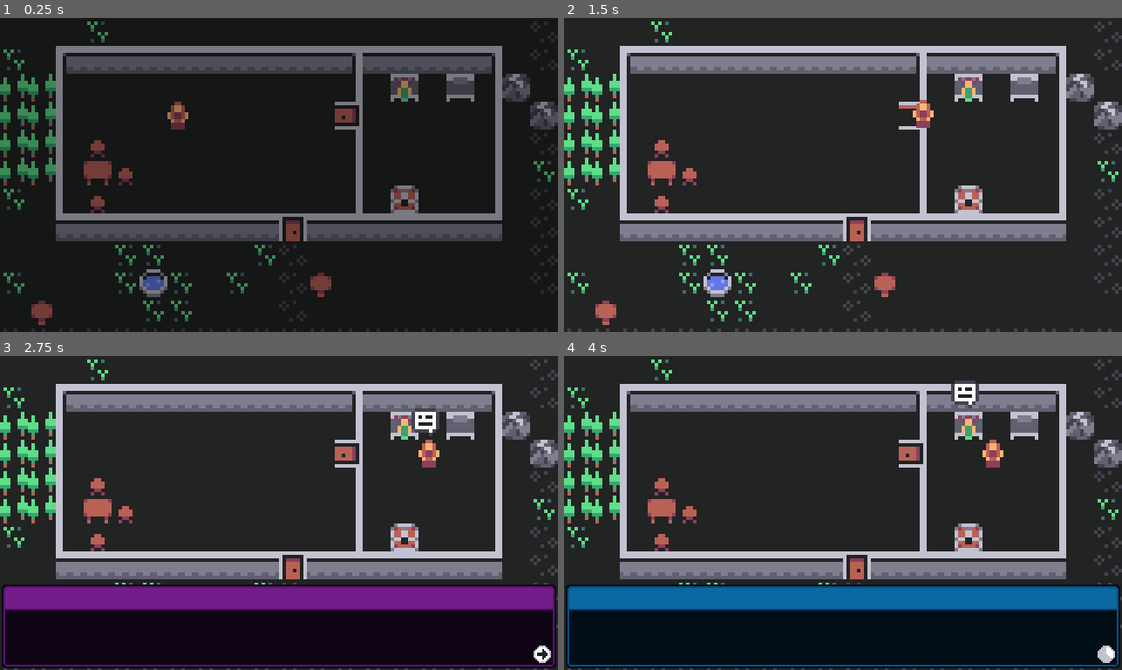
Above: before the commit, frames 1-4 (two rows, left to right).
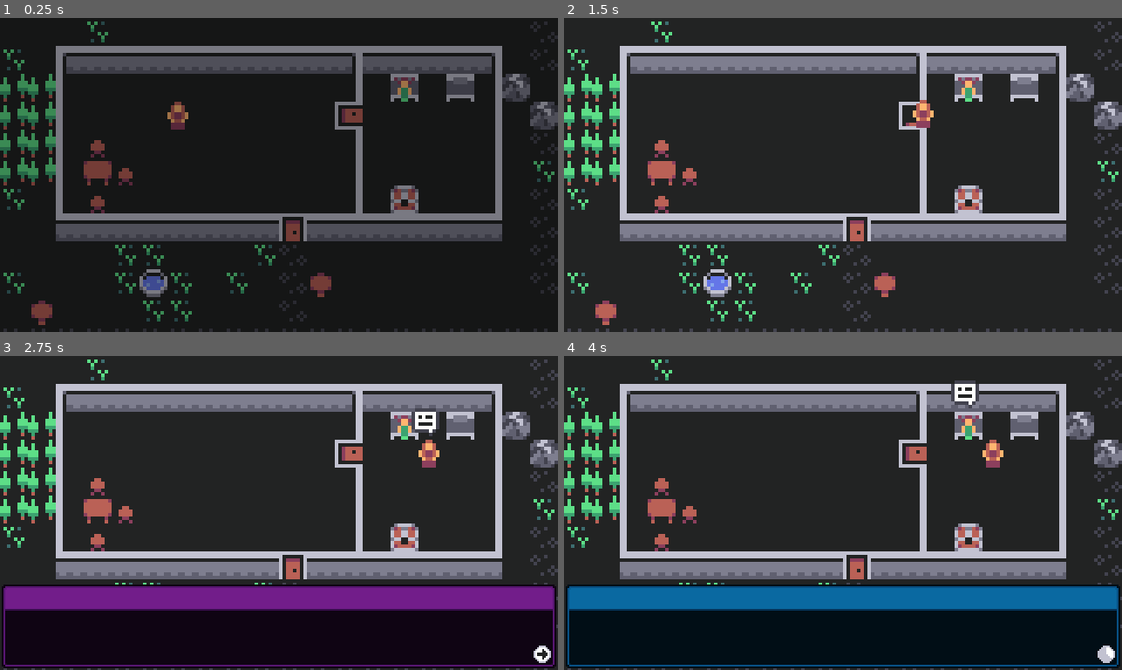
Above: after the commit, the same moments.

Repository: xphere/moonwitches
Game: Godot game, scene res://screens/Main.tscn
Two runs of this game, one before a commit and one after it. Both use one fixed random seed, a clock stepped at 60 frames per second and the inputs below.
Inputs:
- Up to frame 1 (0.25 s): no input
- Up to frame 2 (1.5 s): tap Enter at 0.5 s; hold G (change_group) 0.53-1.28 s; hold Space (activate_scepter) 0.53-1.28 s; tap B (pass_scepter) at 1.35 s
- Up to frame 3 (2.75 s): hold G (change_group) from 2.03 s (still down); hold Space (activate_scepter) from 2.03 s (still down)
- Up to frame 4 (4 s): release Space (activate_scepter) at 2.78 s; tap B (pass_scepter) at 2.85 s; tap Space (activate_scepter) at 3.5 s; release G (change_group) at 3.53 s; hold Space (activate_scepter) from 3.53 s (still down)

The runs differ from the first frame. In frame 1, 0.2% of the frame differs, in the area x 60-65%, y 27-35%; in frame 2, less than 0.1%; in frame 3, 0.2%; in frame 4, 0.2%.

Commit message:
node reorder and id juggling

Diff:
--- a/levels/moonshrine/08 Moonshrine.tscn
+++ b/levels/moonshrine/08 Moonshrine.tscn
@@ -66,35 +66,35 @@
 		body.remove_collision_exception_with(obstacle)
 "
 
-[sub_resource type="CircleShape2D" id=6]
+[sub_resource type="CircleShape2D" id=5]
 radius = 32.0
 
-[sub_resource type="AtlasTexture" id=8]
+[sub_resource type="AtlasTexture" id=6]
 atlas = ExtResource( 21 )
 region = Rect2( 54, 45, 8, 8 )
 
-[sub_resource type="RectangleShape2D" id=9]
+[sub_resource type="RectangleShape2D" id=7]
 extents = Vector2( 4, 4 )
 
-[sub_resource type="CircleShape2D" id=15]
-
-[sub_resource type="AtlasTexture" id=20]
+[sub_resource type="CircleShape2D" id=8]
+
+[sub_resource type="AtlasTexture" id=9]
 atlas = ExtResource( 21 )
 region = Rect2( 9, 0, 8, 8 )
 
+[sub_resource type="RectangleShape2D" id=10]
+extents = Vector2( 24, 12 )
+
 [sub_resource type="RectangleShape2D" id=11]
-extents = Vector2( 24, 12 )
+extents = Vector2( 12, 24 )
 
 [sub_resource type="RectangleShape2D" id=12]
-extents = Vector2( 12, 24 )
-
-[sub_resource type="RectangleShape2D" id=19]
 extents = Vector2( 12, 20 )
 
-[sub_resource type="RectangleShape2D" id=16]
+[sub_resource type="RectangleShape2D" id=13]
 extents = Vector2( 12, 48 )
 
-[sub_resource type="GDScript" id=21]
+[sub_resource type="GDScript" id=14]
 script/source = "extends Node
 
 signal completed()
@@ -342,6 +342,7 @@
 
 [node name="limit camera" type="Node" parent="on load/action"]
 script = ExtResource( 10 )
+duration = 0.0
 
 [node name="top left" type="Position2D" parent="on load/action/limit camera"]
 
@@ -471,16 +472,6 @@
 
 [node name="bottom right" type="Position2D" parent="on both arrive #1/action/limit camera"]
 position = Vector2( 320, 256 )
-
-[node name="dialogue #1" type="Node" parent="on both arrive #1/action"]
-script = ExtResource( 15 )
-character = "Ann"
-dialogue = "Is this the right path?"
-
-[node name="dialogue #2" type="Node" parent="on both arrive #1/action"]
-script = ExtResource( 15 )
-character = "Gyna"
-dialogue = "Don't know! It looked easier last year without all the demons!"
 
 [node name="group" type="Node" parent="on both arrive #1/action"]
 script = ExtResource( 29 )
@@ -502,10 +493,20 @@
 position = Vector2( 294, 217 )
 script = ExtResource( 13 )
 
+[node name="dialogue #1" type="Node" parent="on both arrive #1/action"]
+script = ExtResource( 15 )
+character = "Ann"
+dialogue = "Is this the right path?"
+
 [node name="walk #2" type="Node2D" parent="on both arrive #1/action"]
 position = Vector2( 277, 208 )
 script = ExtResource( 13 )
 
+[node name="dialogue #2" type="Node" parent="on both arrive #1/action"]
+script = ExtResource( 15 )
+character = "Gyna"
+dialogue = "Don't know! It looked easier last year without all the demons!"
+
 [node name="chase both" type="Node" parent="on both arrive #1/action"]
 script = ExtResource( 20 )
 
@@ -747,35 +748,35 @@
 next_scene = "res://levels/Ending.tscn"
 
 [node name="Follow Gyna" type="Path2D" parent="."]
-curve = SubResource( 5 )
+curve = SubResource( 16 )
 script = ExtResource( 19 )
 wave = ExtResource( 17 )
 chaser = ExtResource( 18 )
 waves = 8
 
 [node name="Follow Ann" type="Path2D" parent="."]
-curve = SubResource( 10 )
-script = ExtResource( 19 )
-wave = ExtResource( 17 )
-chaser = ExtResource( 18 )
-waves = 8
-
-[node name="Follow Both" type="Path2D" parent="."]
-curve = SubResource( 13 )
-script = ExtResource( 19 )
-wave = ExtResource( 17 )
-chaser = ExtResource( 18 )
-waves = 8
-
-[node name="Follow Gyna #2" type="Path2D" parent="."]
 curve = SubResource( 17 )
 script = ExtResource( 19 )
 wave = ExtResource( 17 )
 chaser = ExtResource( 18 )
 waves = 8
 
+[node name="Follow Both" type="Path2D" parent="."]
+curve = SubResource( 18 )
+script = ExtResource( 19 )
+wave = ExtResource( 17 )
+chaser = ExtResource( 18 )
+waves = 8
+
+[node name="Follow Gyna #2" type="Path2D" parent="."]
+curve = SubResource( 19 )
+script = ExtResource( 19 )
+wave = ExtResource( 17 )
+chaser = ExtResource( 18 )
+waves = 8
+
 [node name="Follow Ann #2" type="Path2D" parent="."]
-curve = SubResource( 18 )
+curve = SubResource( 20 )
 script = ExtResource( 19 )
 wave = ExtResource( 17 )
 chaser = ExtResource( 18 )
--- a/levels/tileset.tres
+++ b/levels/tileset.tres
@@ -161,13 +161,13 @@
 [sub_resource type="ConvexPolygonShape2D" id=53]
 points = PoolVector2Array( 8, 8, 0, 8, 0, 0, 8, 0 )
 
+[sub_resource type="ConvexPolygonShape2D" id=54]
+points = PoolVector2Array( 8, 8, 0, 8, 0, 0, 8, 0 )
+
 [sub_resource type="ConvexPolygonShape2D" id=55]
 points = PoolVector2Array( 8, 8, 0, 8, 0, 0, 8, 0 )
 
 [sub_resource type="ConvexPolygonShape2D" id=56]
-points = PoolVector2Array( 8, 8, 0, 8, 0, 0, 8, 0 )
-
-[sub_resource type="ConvexPolygonShape2D" id=57]
 points = PoolVector2Array( 8, 8, 0, 8, 0, 0, 8, 0 )
 
 [resource]
@@ -453,19 +453,19 @@
 "autotile_coord": Vector2( 0, 7 ),
 "one_way": false,
 "one_way_margin": 1.0,
+"shape": SubResource( 54 ),
+"shape_transform": Transform2D( 1, 0, 0, 1, 0, 0 )
+}, {
+"autotile_coord": Vector2( 13, 0 ),
+"one_way": false,
+"one_way_margin": 1.0,
 "shape": SubResource( 55 ),
 "shape_transform": Transform2D( 1, 0, 0, 1, 0, 0 )
 }, {
-"autotile_coord": Vector2( 13, 0 ),
+"autotile_coord": Vector2( 2, 1 ),
 "one_way": false,
 "one_way_margin": 1.0,
 "shape": SubResource( 56 ),
-"shape_transform": Transform2D( 1, 0, 0, 1, 0, 0 )
-}, {
-"autotile_coord": Vector2( 2, 1 ),
-"one_way": false,
-"one_way_margin": 1.0,
-"shape": SubResource( 57 ),
 "shape_transform": Transform2D( 1, 0, 0, 1, 0, 0 )
 } ]
 0/z_index = 0
--- a/levels/village/01 Village.tscn
+++ b/levels/village/01 Village.tscn
@@ -240,18 +240,18 @@
 [node name="Proximity" parent="Level/Home Door" instance=ExtResource( 4 )]
 
 [node name="Near" type="CollisionShape2D" parent="Level/Home Door/Proximity"]
-shape = SubResource( 3 )
+shape = SubResource( 1 )
 
 [node name="Room Door" parent="Level" instance=ExtResource( 3 )]
 position = Vector2( 84, 20 )
-rotation = 1.5708
+rotation = -1.5708
 _device = NodePath("Proximity")
 keep_open = false
 
 [node name="Proximity" parent="Level/Room Door" instance=ExtResource( 4 )]
 
 [node name="Near" type="CollisionShape2D" parent="Level/Room Door/Proximity"]
-shape = SubResource( 3 )
+shape = SubResource( 1 )
 
 [node name="Church Door" parent="Level" instance=ExtResource( 3 )]
 position = Vector2( 84, -148 )
@@ -297,28 +297,27 @@
 
 [node name="AnimationPlayer" type="AnimationPlayer" parent="Level/Church"]
 root_node = NodePath(".")
-anims/Toll = SubResource( 4 )
+anims/Toll = SubResource( 2 )
 
 [node name="Bell" type="AudioStreamPlayer2D" parent="Level/Church/AnimationPlayer"]
 position = Vector2( 44, -114 )
-stream = ExtResource( 20 )
 max_distance = 500.0
 attenuation = 0.5
 
 [node name="Scepter" type="Sprite" parent="Level/Church"]
 position = Vector2( 0, 4 )
 z_index = 128
-texture = SubResource( 5 )
+texture = SubResource( 3 )
 
 [node name="Glow" type="Sprite" parent="Level/Church/Scepter"]
 self_modulate = Color( 1, 1, 1, 0.501961 )
 show_behind_parent = true
-texture = SubResource( 6 )
+texture = SubResource( 4 )
 
 [node name="AnimationPlayer" type="AnimationPlayer" parent="Level/Church/Scepter"]
 autoplay = "Glow"
-anims/Glow = SubResource( 7 )
-anims/Take = SubResource( 8 )
+anims/Glow = SubResource( 5 )
+anims/Take = SubResource( 6 )
 
 [node name="Group" parent="." instance=ExtResource( 6 )]
 is_ability_available = false
@@ -349,6 +348,7 @@
 
 [node name="limit camera" type="Node" parent="on load/action"]
 script = ExtResource( 10 )
+duration = 0.0
 
 [node name="top left" type="Position2D" parent="on load/action/limit camera"]
 position = Vector2( -16, -8 )
@@ -1018,39 +1018,42 @@
 script = ExtResource( 17 )
 
 [node name="trigger" parent="on entering church" instance=ExtResource( 2 )]
-position = Vector2( 75, -148 )
+position = Vector2( 78, -148 )
 collision_mask = 14
 
 [node name="Near" type="CollisionShape2D" parent="on entering church/trigger"]
-position = Vector2( 9, 0 )
-rotation = -1.5708
-shape = SubResource( 3 )
+rotation = -1.5708
+shape = SubResource( 1 )
 
 [node name="action" type="Node" parent="on entering church"]
 script = ExtResource( 16 )
 __meta__ = {
 "_editor_description_": ""
 }
+
+[node name="ungroup" type="Node" parent="on entering church/action"]
+script = ExtResource( 33 )
+together = false
 
 [node name="music Conclusion" type="Node" parent="on entering church/action"]
 script = ExtResource( 36 )
 animation_path = NodePath("../../../Music")
 track_name = "Conclusion"
 
+[node name="walk front" type="Node2D" parent="on entering church/action"]
+position = Vector2( 44, -148 )
+script = ExtResource( 32 )
+
+[node name="dialogue #1" type="Node" parent="on entering church/action"]
+script = ExtResource( 15 )
+character = "Gyna"
+dialogue = "Everything looks ready for the ceremony."
+
 [node name="camera follows scepter" type="Node" parent="on entering church/action"]
 script = ExtResource( 35 )
 follow = NodePath("../../../Level/Church/Scepter")
 restore_after_parent_completes = true
 
-[node name="walk front" type="Node2D" parent="on entering church/action"]
-position = Vector2( 44, -148 )
-script = ExtResource( 32 )
-
-[node name="dialogue #1" type="Node" parent="on entering church/action"]
-script = ExtResource( 15 )
-character = "Gyna"
-dialogue = "Everything looks ready for the ceremony."
-
 [node name="dialogue #2" type="Node" parent="on entering church/action"]
 script = ExtResource( 15 )
 character = "Ann"
@@ -1090,12 +1093,16 @@
 [node name="walk front #2" type="Node2D" parent="on entering church/action"]
 position = Vector2( 44, -148 )
 script = ExtResource( 32 )
+who = 1
 
 [node name="disable check leaving town" type="Node" parent="on entering church/action"]
 script = ExtResource( 34 )
 node = NodePath("../../../leaving without scepter")
 disable = true
 
+[node name="regroup" type="Node" parent="on entering church/action"]
+script = ExtResource( 33 )
+
 [node name="leaving without scepter" type="Node" parent="."]
 script = ExtResource( 17 )
 once = false
--- a/levels/woods/02 The Road.tscn
+++ b/levels/woods/02 The Road.tscn
@@ -161,19 +161,23 @@
 [node name="action" type="Node" parent="on load"]
 script = ExtResource( 7 )
 
-[node name="play song" type="Node" parent="on load/action"]
+[node name="limit camera" type="Node" parent="on load/action"]
+script = ExtResource( 10 )
+
+[node name="top left" type="Position2D" parent="on load/action/limit camera"]
+position = Vector2( -120, -48 )
+
+[node name="bottom right" type="Position2D" parent="on load/action/limit camera"]
+position = Vector2( 456, 64 )
+
+[node name="fade music" type="Node" parent="on load/action"]
+script = ExtResource( 27 )
+audio = NodePath("../../../Music/Audio Track")
+
+[node name="music" type="Node" parent="on load/action"]
 script = ExtResource( 28 )
 animation_path = NodePath("../../../Music")
 track_name = "Road"
-
-[node name="limit camera" type="Node" parent="on load/action"]
-script = ExtResource( 10 )
-
-[node name="top left" type="Position2D" parent="on load/action/limit camera"]
-position = Vector2( -120, -48 )
-
-[node name="bottom right" type="Position2D" parent="on load/action/limit camera"]
-position = Vector2( 456, 64 )
 
 [node name="fade in" type="Node" parent="on load/action"]
 script = ExtResource( 14 )
@@ -456,6 +460,5 @@
 anims/Road = SubResource( 5 )
 
 [node name="Audio Track" type="AudioStreamPlayer" parent="Music"]
-stream = ExtResource( 26 )
 
 [editable path="Group"]
--- a/levels/woods/03 The Woods.tscn
+++ b/levels/woods/03 The Woods.tscn
@@ -259,6 +259,15 @@
 [node name="action" type="Node" parent="on load"]
 script = ExtResource( 6 )
 
+[node name="limit camera" type="Node" parent="on load/action"]
+script = ExtResource( 13 )
+
+[node name="top left" type="Position2D" parent="on load/action/limit camera"]
+position = Vector2( -120, -48 )
+
+[node name="bottom right" type="Position2D" parent="on load/action/limit camera"]
+position = Vector2( 456, 64 )
+
 [node name="fade music" type="Node" parent="on load/action"]
 script = ExtResource( 32 )
 audio = NodePath("../../../Music/Audio Track")
@@ -267,16 +276,6 @@
 script = ExtResource( 31 )
 animation_path = NodePath("../../../Music")
 track_name = "Road"
-
-[node name="limit camera" type="Node" parent="on load/action"]
-script = ExtResource( 13 )
-duration = 0.0
-
-[node name="top left" type="Position2D" parent="on load/action/limit camera"]
-position = Vector2( -120, -48 )
-
-[node name="bottom right" type="Position2D" parent="on load/action/limit camera"]
-position = Vector2( 456, 64 )
 
 [node name="fade in" type="Node" parent="on load/action"]
 script = ExtResource( 12 )
--- a/scripts/action/PlayAnimation.gd
+++ b/scripts/action/PlayAnimation.gd
@@ -10,6 +10,7 @@
 func execute() -> void:
 	var animation := get_node(animation_path) as AnimationPlayer
 
+	animation.stop()
 	animation.play(track_name)
 	if wait:
 		animation.connect("finished", self, "_on_animation_finished")
Not shown: 21 places in levels/moonshrine/08 Moonshrine.tscn that only renumber resources
Not shown: 9 places in levels/ruins/05 The Entrance.tscn that only renumber resources
Not shown: 16 places in levels/village/01 Village.tscn that only renumber resources
